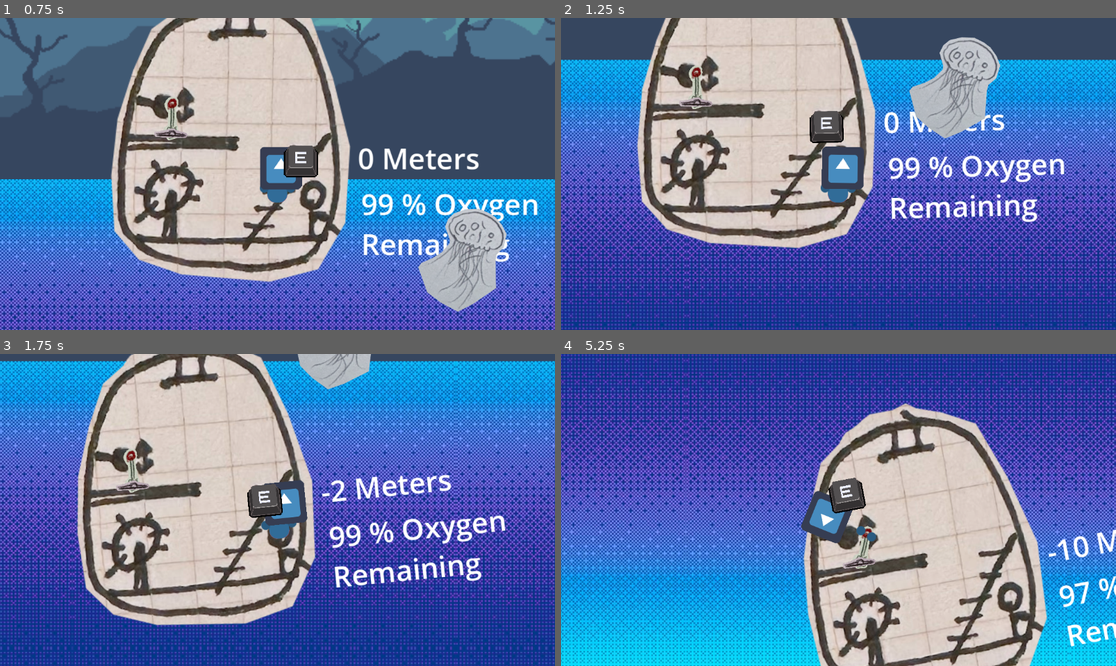
Above: before the commit, frames 1-4 (two rows, left to right).
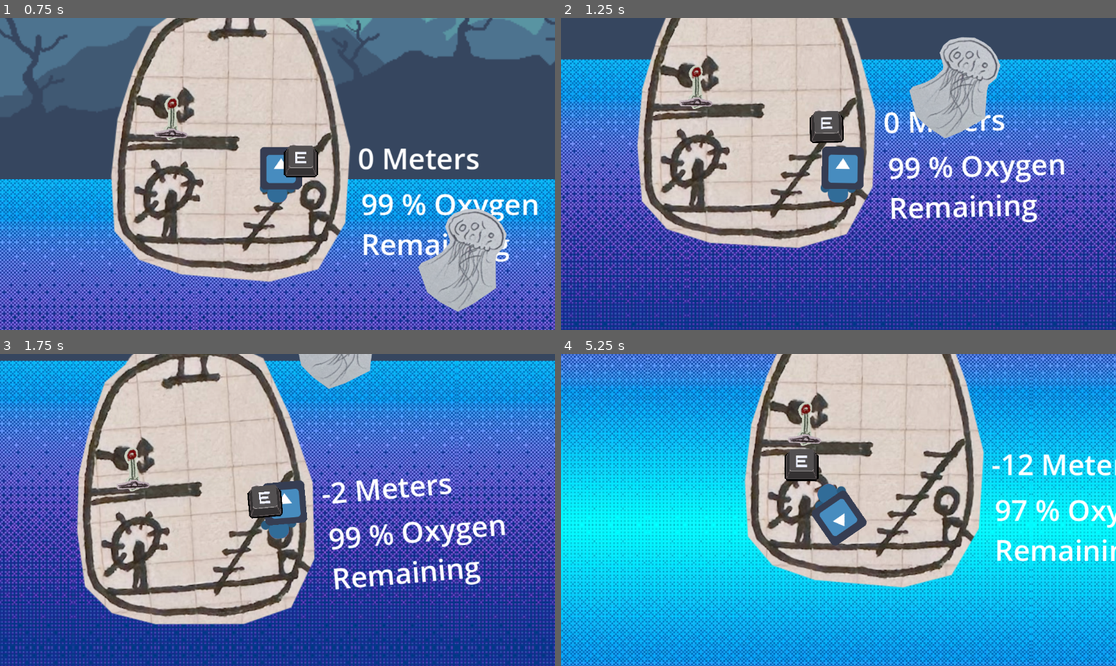
Above: after the commit, the same moments.

Repository: calzila/GGJ_2025
Game: Godot game, scene res://Overworld.tscn
Two runs of this game, one before a commit and one after it. Both use one fixed random seed, a clock stepped at 60 frames per second and the inputs below. The engine's default icon, where the game draws it, is replaced by a stand-in: a white triangle on a blue panel in a dark square.
Inputs:
- Up to frame 1 (0.75 s): tap Enter (ui_accept) at 0.5 s; hold D (move_right) from 0.53 s (still down); tap E (Grab) at 0.6 s
- Up to frame 2 (1.25 s): keep holding D (move_right); tap Enter (ui_accept) at 0.77 s
- Up to frame 3 (1.75 s): keep holding D (move_right); tap E (Grab) at 1.35 s; tap Enter (ui_accept) at 1.52 s
- Up to frame 4 (5.25 s): release D (move_right) at 2.03 s; hold A (move_left) 2.03-2.78 s; tap E (Grab) every 0.75 s from 2.1 to 5.1 s; hold D (move_right) 2.78-4.28 s; tap Enter (ui_accept) at 3.02, 3.77, 4.52 s; hold A (move_left) 4.28-5.03 s; hold D (move_right) from 5.03 s (still down)

Frame 1 is identical in both runs. In frame 2, 12% of the frame differs, in the area x 0-100%, y 0-100%; in frame 3, 35%; in frame 4, 88%.
Error in both runs: Invalid assignment of property or key 'playerIsHolding' with value of type 'bool' on a base object of type 'Nil'. (res://grabber.gd:35)

Commit message:
Self oriantating Torque on the sub

Diff:
--- a/the_sub.gd
+++ b/the_sub.gd
@@ -29,7 +29,6 @@
 
 # Called every frame. 'delta' is the elapsed time since the previous frame.
 func _process(delta: float) -> void:
-
 	# Player hit the escape area!
 	if $Area2D_Button.overlaps_body(player):
 		print("Player Overlapped Escape!")
@@ -37,6 +36,8 @@
 
 
 	var velocity = linear_velocity.length()
+	# Tick away our oxygen a little every frame
+	oxygen -= 0.005 * delta
 
 
 	if global_position.y < 0 and surfacingIntiated:
@@ -46,10 +47,9 @@
 		gravity_scale = gravity_surfacing
 
 
-
-
-	# Tick away our oxygen a little every frame
-	oxygen -= 0.005 * delta
+	# Self-oriantate the sub
+	var correctionTorque = -rotation * 100000000 * delta
+	apply_torque(correctionTorque)
 
 
 func _startEndTimer():
